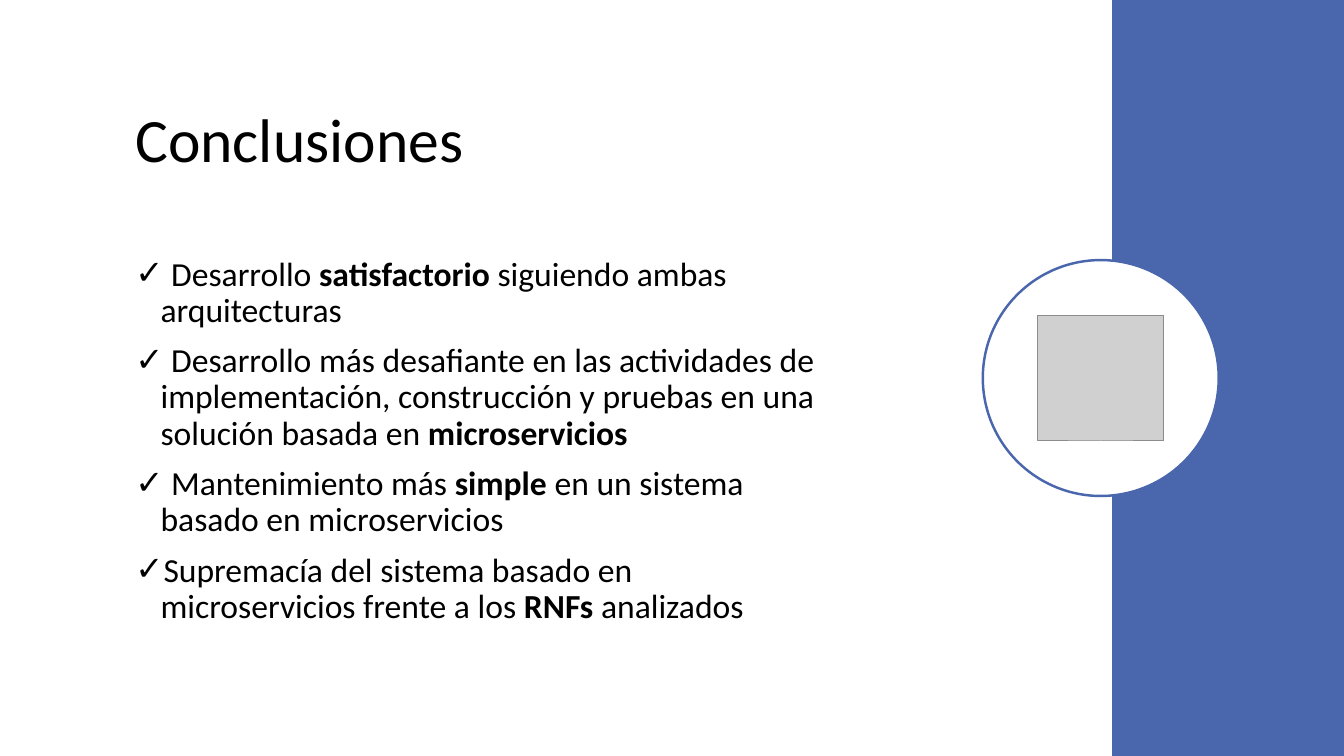
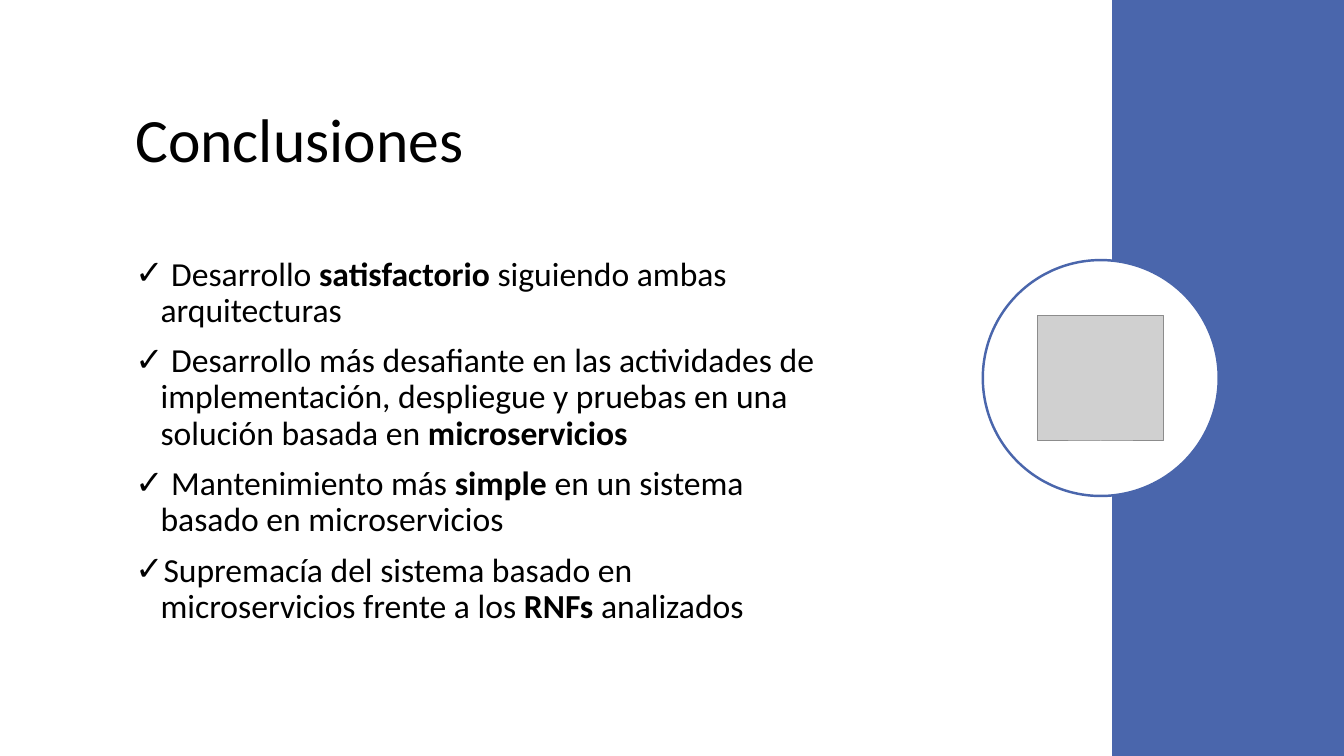
Before and after one commit to VictorIranzo/TFG_Microservices, a slide deck: slide 31 of Trabajo/Presentación/Desarrollo de software basado en microservicios.pptx. Drawn at 1344x756 pixels with LibreOffice and Linux fonts; fonts in the diff are those of the drawing; grey boxes stand for pictures. Boxes give left, top, right and bottom in pixels: in the first picture for what was removed or moved away, otherwise in the second. Text is boxed around its words. In the diff, an @@ line names an element or a change of style, - is before the commit and + after.

```diff
--- a/Trabajo/Presentación/Desarrollo de software basado en microservicios.pptx
+++ b/Trabajo/Presentación/Desarrollo de software basado en microservicios.pptx
@@ text at bbox=[161, 348, 814, 446]: text changed @@
-✓ Desarrollo más desafiante en las actividades de implementación, construcción y pruebas en una solución basada en microservicios
+✓ Desarrollo más desafiante en las actividades de implementación, despliegue y pruebas en una solución basada en microservicios
```
Also in this commit, not shown: 5 other slides changed, 2 other files.
